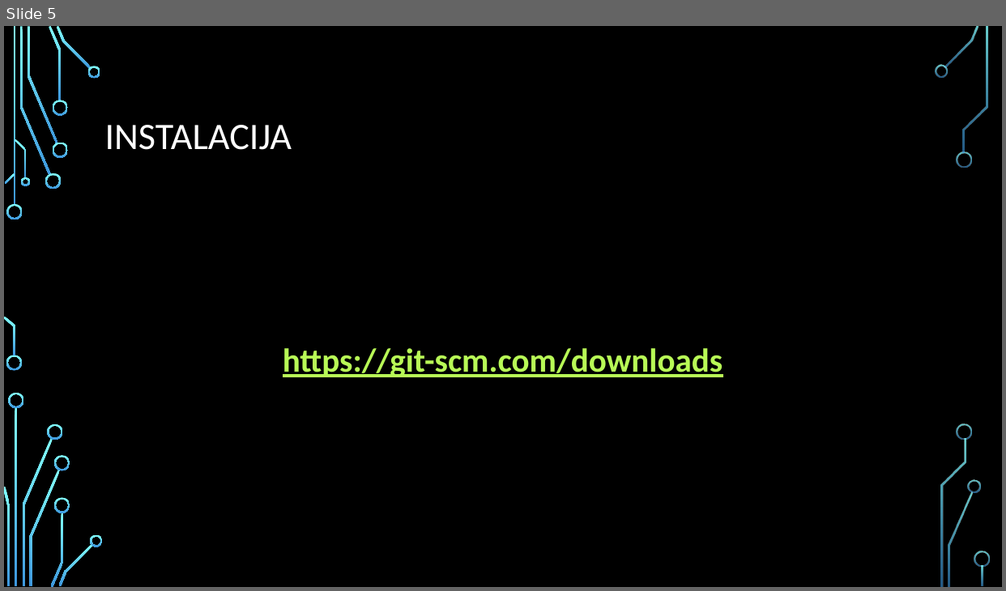
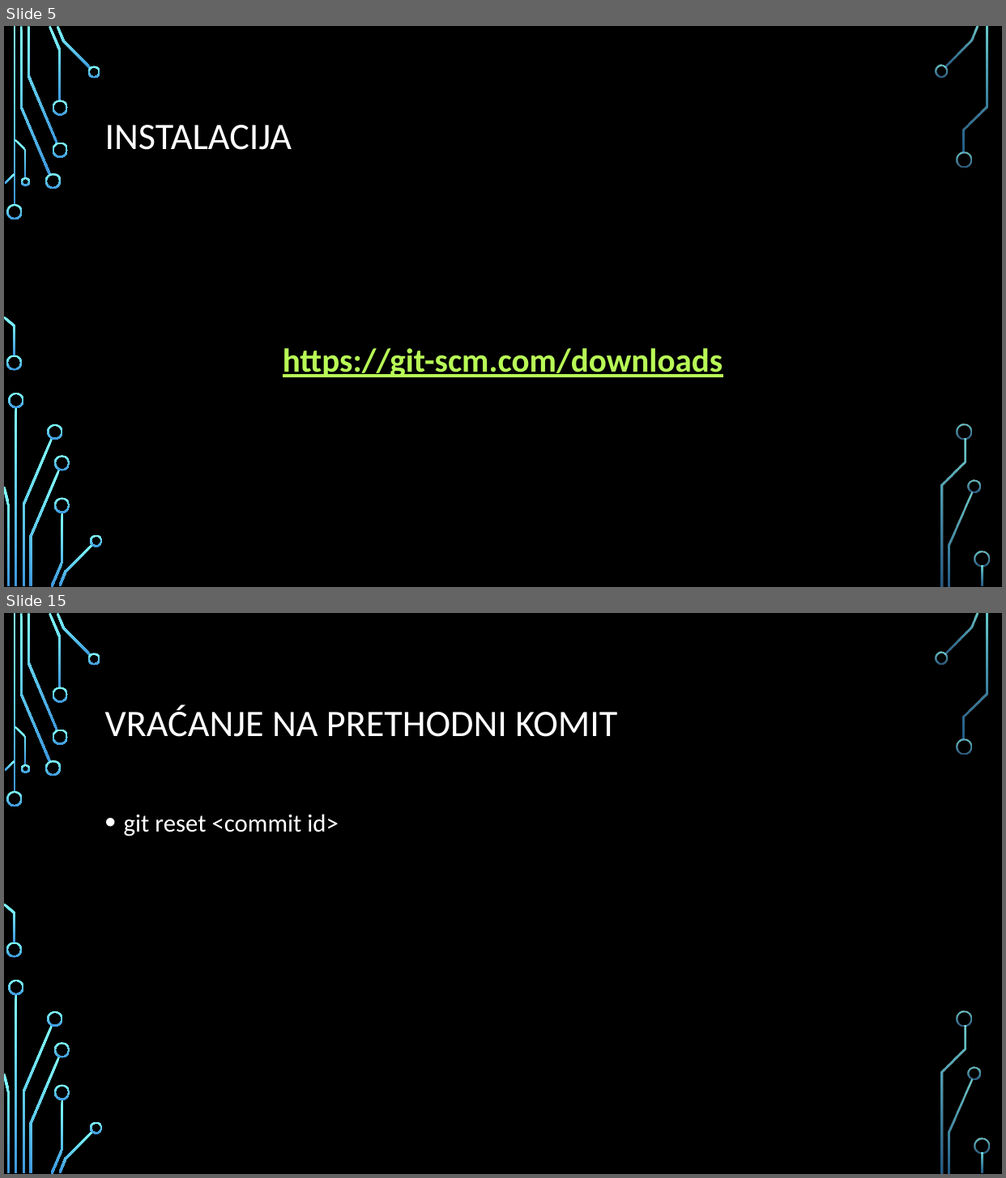
Before and after one commit to MihajloMilojevic/Sekcija, a slide deck: Git i github.pptx. Shown one above the other, each under a label of ours: slide 5 before the commit, slides 5 and 15 after it; the slides between them are not shown. The pictures are 1006x591 and 1006x1178 pixels, drawn with LibreOffice and Linux fonts; fonts in the diff are those of the drawing; background and template pictures are left out. Boxes give left, top, right and bottom in pixels: in the first picture for what was removed or moved away, otherwise in the second. Text is boxed around its words. In the diff, an @@ line names an element or a change of style, - is before the commit and + after.

```diff
--- a/Git i github.pptx
+++ b/Git i github.pptx
@@ slide 15 added at (4, 613, 1002, 1174), background picture (left out); not listed: 36 template elements that a slide beside it also shows @@
@@ title added at (105, 705, 617, 737), 36 pt, text #FFFFFF @@
+VRAĆANJE NA PRETHODNI KOMIT
@@ text added at (124, 814, 339, 837), 24 pt, text #FFFFFF @@
+• git reset <commit id>
```
Also in this commit, not shown: 25 other slides added.
